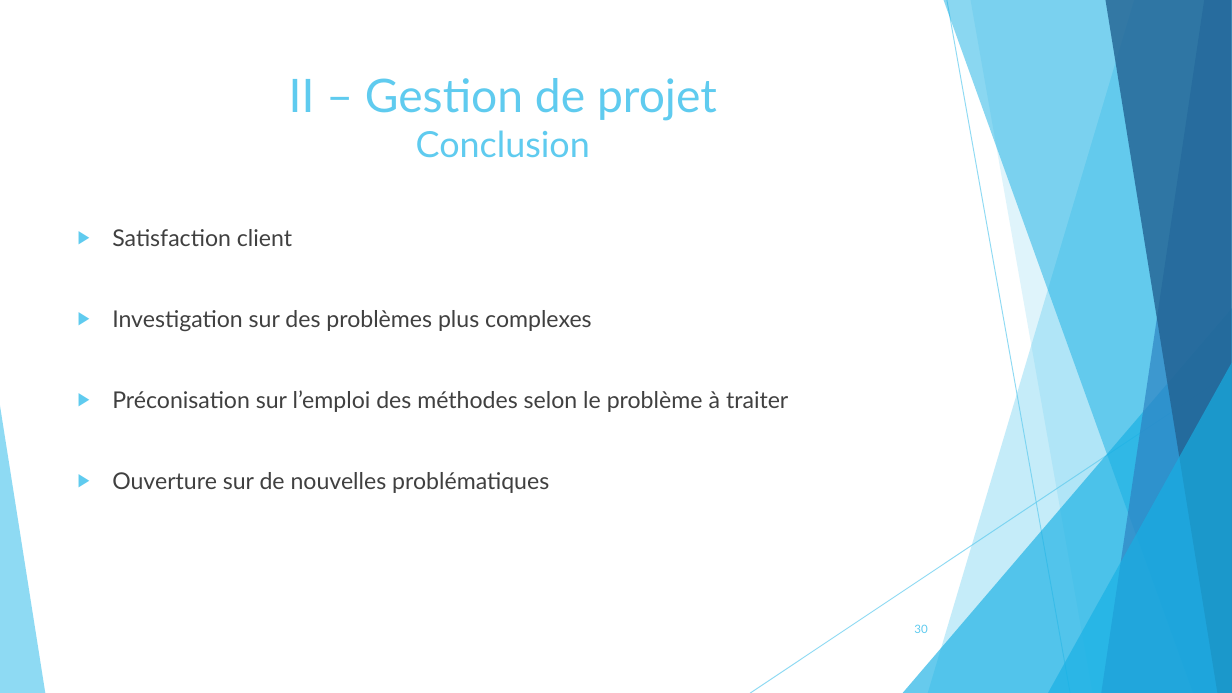
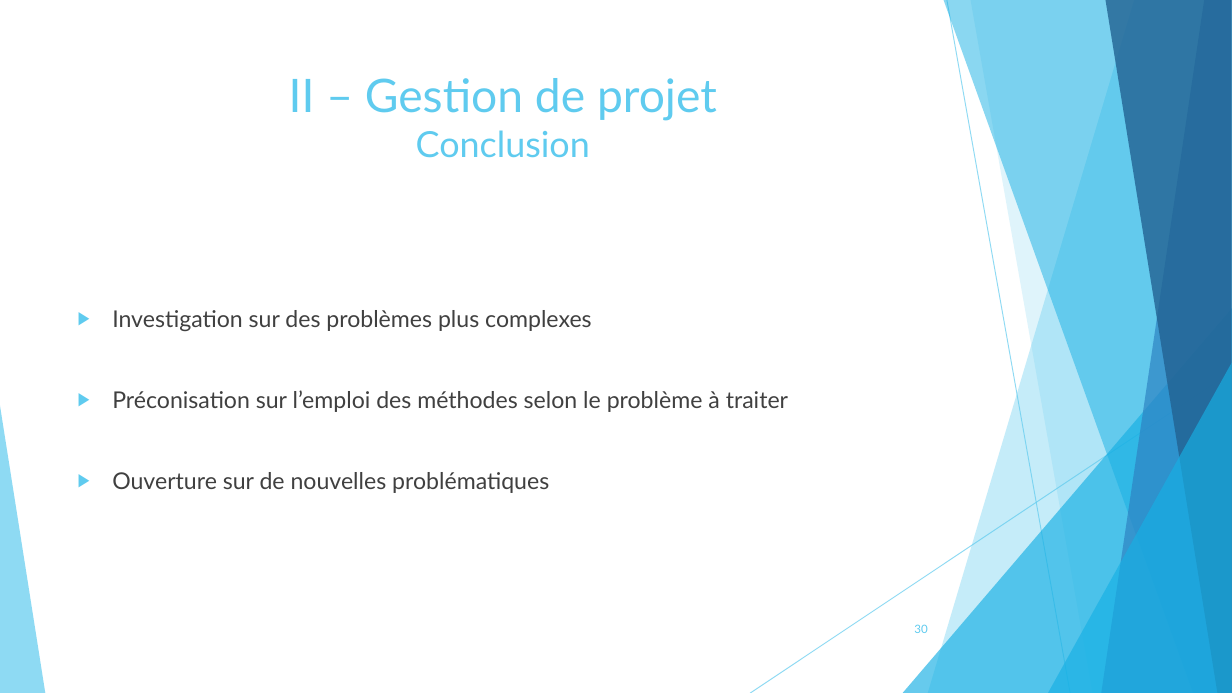
Before and after one commit to pierreXVI/PIE, a slide deck: slide 30 of oral_presentation/Oral_presentation_12_02_2019.pptx. Drawn at 1232x693 pixels with LibreOffice and Linux fonts; fonts in the diff are those of the drawing. Boxes give left, top, right and bottom in pixels: in the first picture for what was removed or moved away, otherwise in the second. Text is boxed around its words. In the diff, an @@ line names an element or a change of style, - is before the commit and + after.

```diff
--- a/oral_presentation/Oral_presentation_12_02_2019.pptx
+++ b/oral_presentation/Oral_presentation_12_02_2019.pptx
@@ text at <box>112,229,292,246</box>: paragraph removed @@
-▶ Satisfaction client
```
Also in this commit, not shown: 1 other slide changed.
